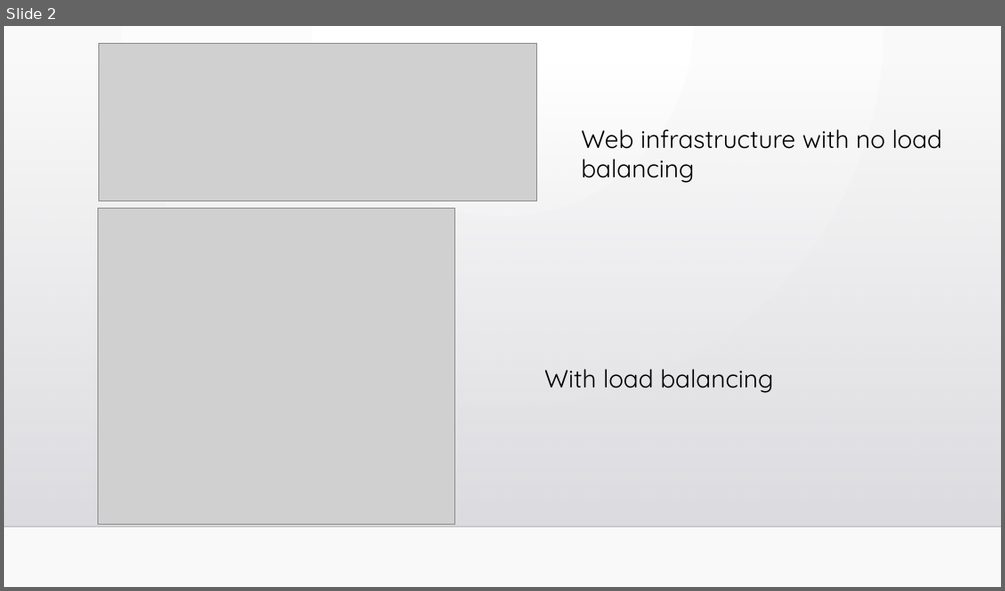
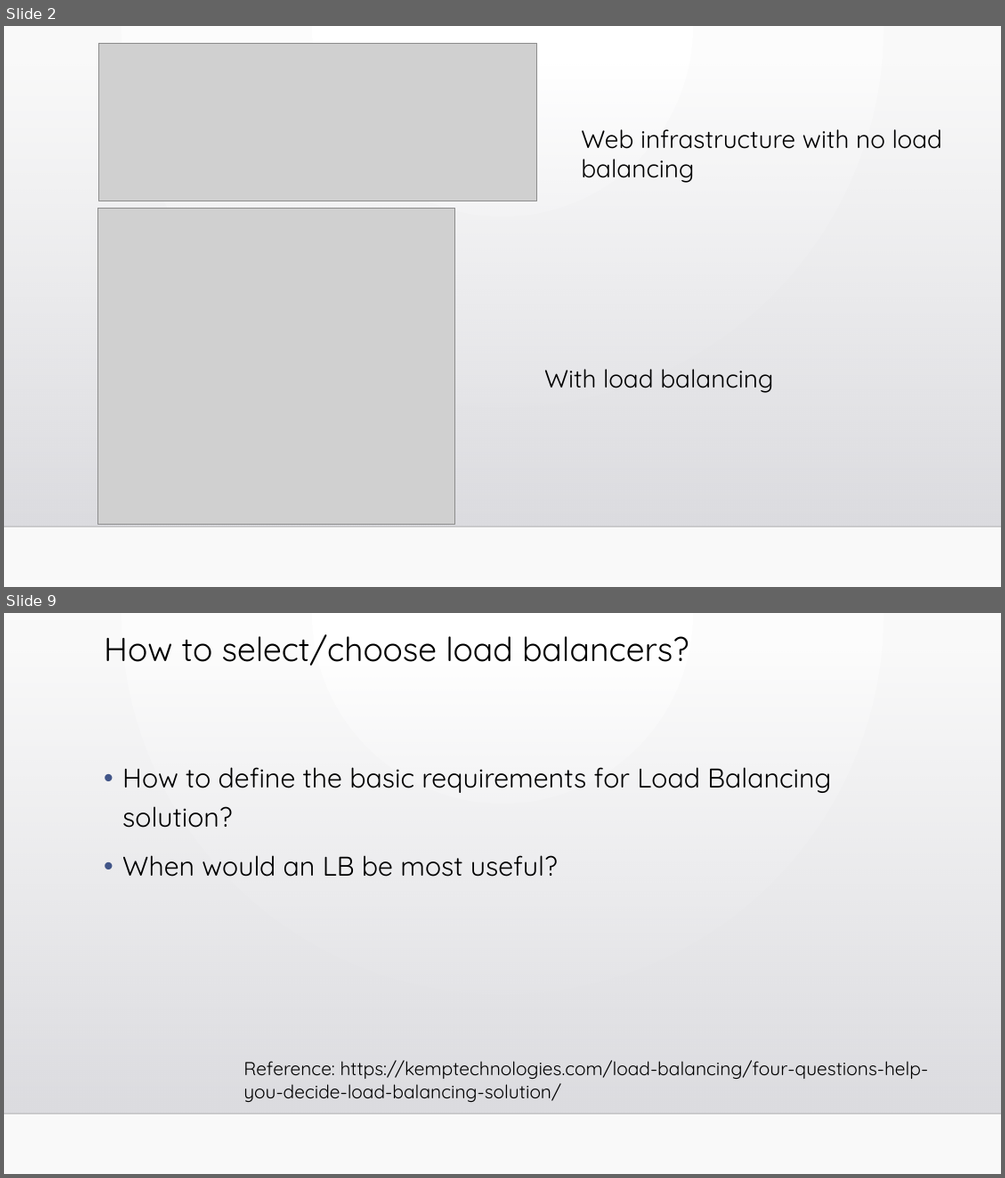
Before and after one commit to Shishir-Kul-012426401/DistributedSystems, a slide deck: Homework 9 - Distributed Applications/load_balancer.pptx. Shown one above the other, each under a label of ours: slide 2 before the commit, slides 2 and 9 after it; the slides between them are not shown. The pictures are 1005x591 and 1005x1178 pixels, drawn with LibreOffice and Linux fonts; fonts in the diff are those of the drawing; grey boxes stand for pictures; background and template pictures are left out. Boxes give left, top, right and bottom in pixels: in the first picture for what was removed or moved away, otherwise in the second. Text is boxed around its words. In the diff, an @@ line names an element or a change of style, - is before the commit and + after.

```diff
--- a/Homework 9 - Distributed Applications/load_balancer.pptx
+++ b/Homework 9 - Distributed Applications/load_balancer.pptx
@@ slide 9 added at <box>4,613,1001,1174</box>, background gradient #FFFFFF to #FAFAFA; not listed: 2 template elements that a slide beside it also shows @@
@@ title added at <box>104,634,689,666</box>, 32 pt, text #000000 @@
+How to select/choose load balancers?
@@ text added at <box>122,767,831,876</box>, 26 pt, text #000000 @@
+• How to define the basic requirements for Load Balancing solution?
+• When would an LB be most useful?
@@ text added at <box>243,1060,929,1102</box>, 18 pt, text #000000 @@
+Reference: https://kemptechnologies.com/load-balancing/four-questions-help-you-decide-load-balancing-solution/
```
Also in this commit, not shown: 5 slides changed, 7 other slides added, 1 slide removed.
